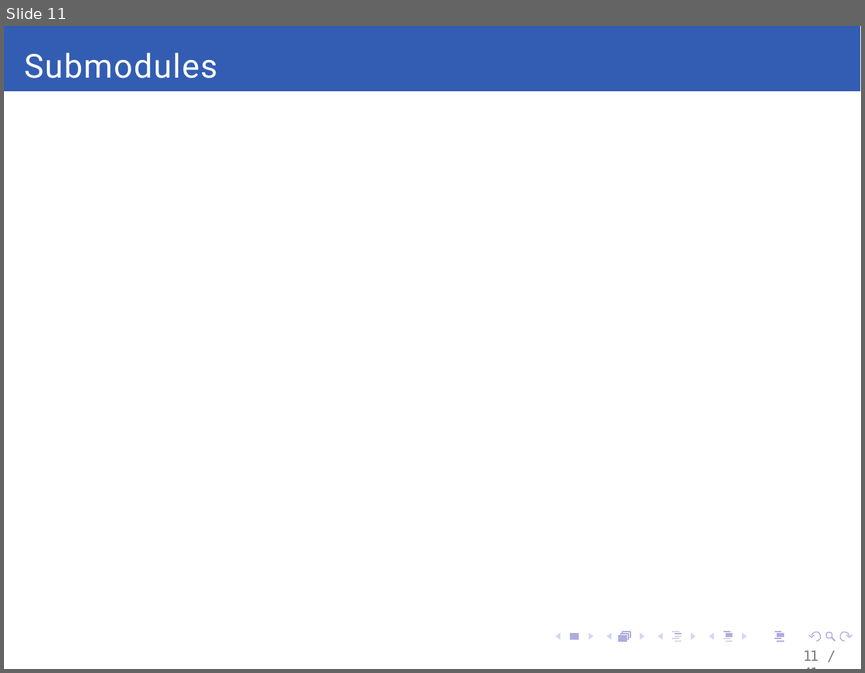
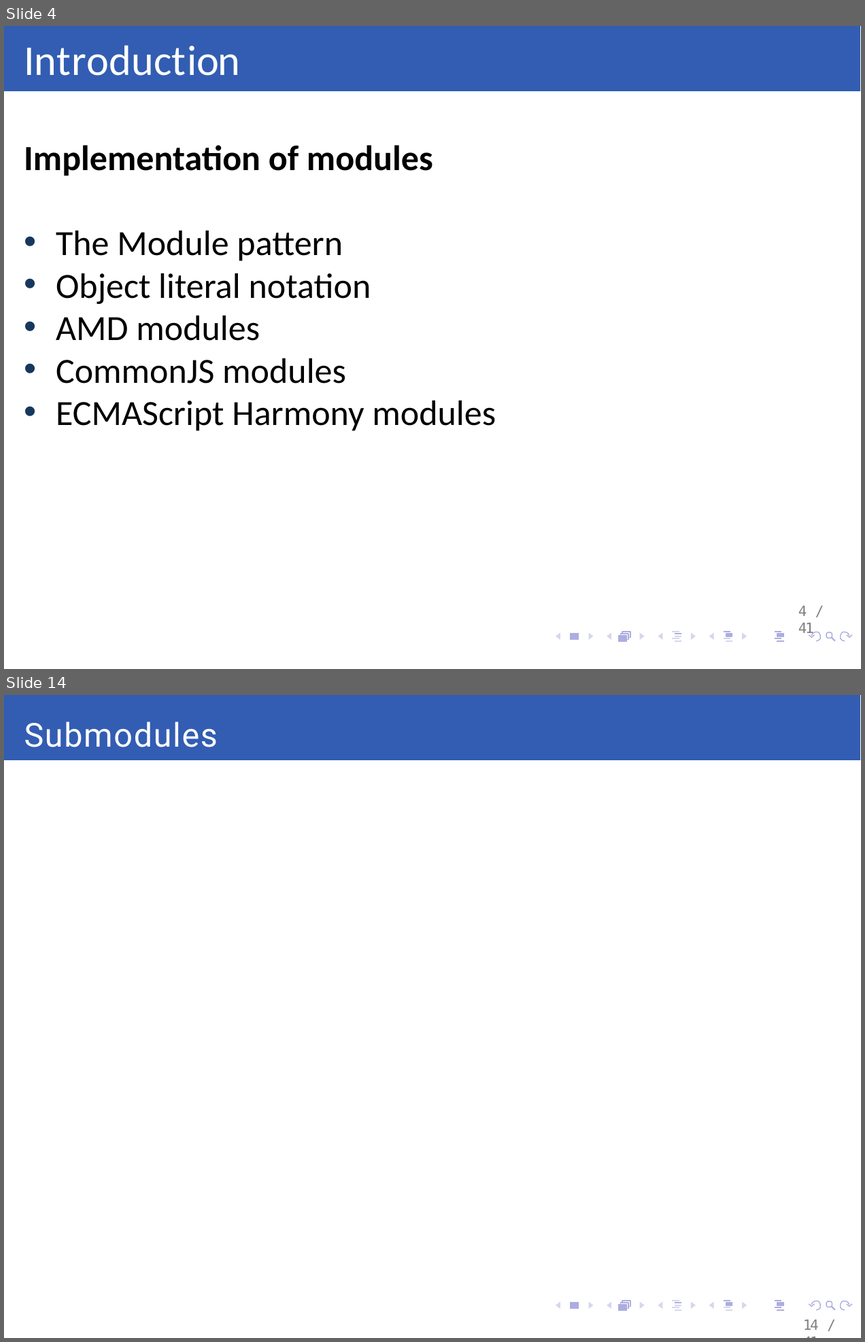
Before and after one commit to daFischer/Javascript-Seminar, a slide deck: Module Pattern - 2 version.pptx. Shown one above the other, each under a label of ours: slide 11 before the commit, slides 4 and 14 after it; the slides between them are not shown. The pictures are 865x673 and 865x1342 pixels, drawn with LibreOffice and Linux fonts; fonts in the diff are those of the drawing; background and template pictures are left out. Boxes give left, top, right and bottom in pixels: in the first picture for what was removed or moved away, otherwise in the second. Text is boxed around its words. In the diff, an @@ line names an element or a change of style, - is before the commit and + after.

```diff
--- a/Module Pattern - 2 version.pptx
+++ b/Module Pattern - 2 version.pptx
@@ slide 4 added at <box>4,26,861,669</box>, background #FFFFFF; not listed: 28 template elements that a slide beside it also shows @@
@@ freeform shape added at <box>4,26,861,91</box>, fill #325DB2 @@
@@ title added at <box>24,45,240,76</box>, 18 pt, text #FFFFFF @@
+Introduction
@@ text added at <box>24,145,496,431</box>, 15 pt, text #000000 @@
+Implementation of modules
+• The Module pattern
+• Object literal notation
+• AMD modules
+• CommonJS modules
+• ECMAScript Harmony modules
@@ page number added at <box>798,606,814,637</box>, 6 pt, text #7F7F7F @@
+4 / 41
@@ what was slide 11 is now slide 14 @@
@@ page number at <box>803,1320,819,1330</box>: text changed @@
-11 / 41
+14 / 41
```
Also in this commit, not shown: 10 slides changed, 2 other slides added.
